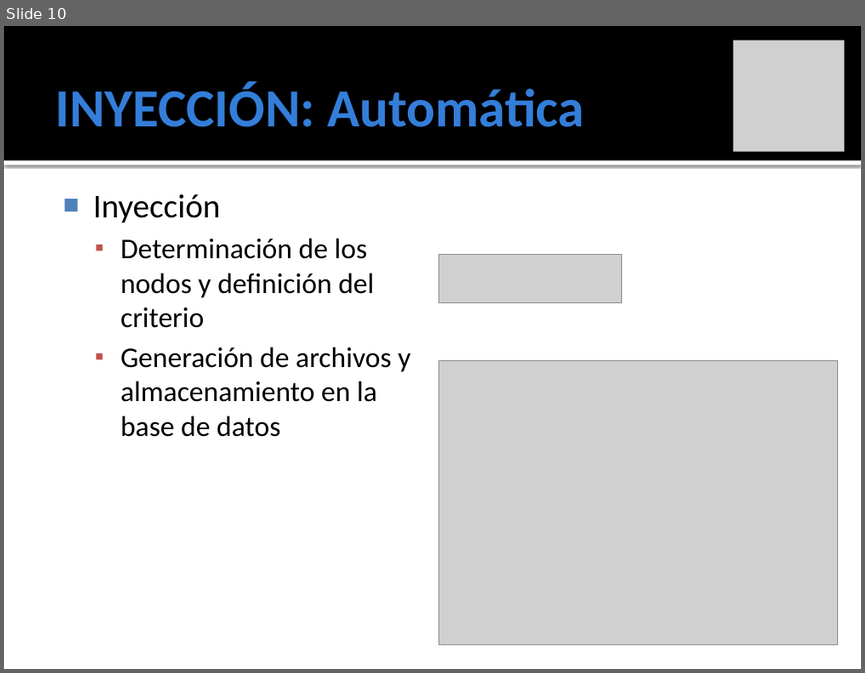
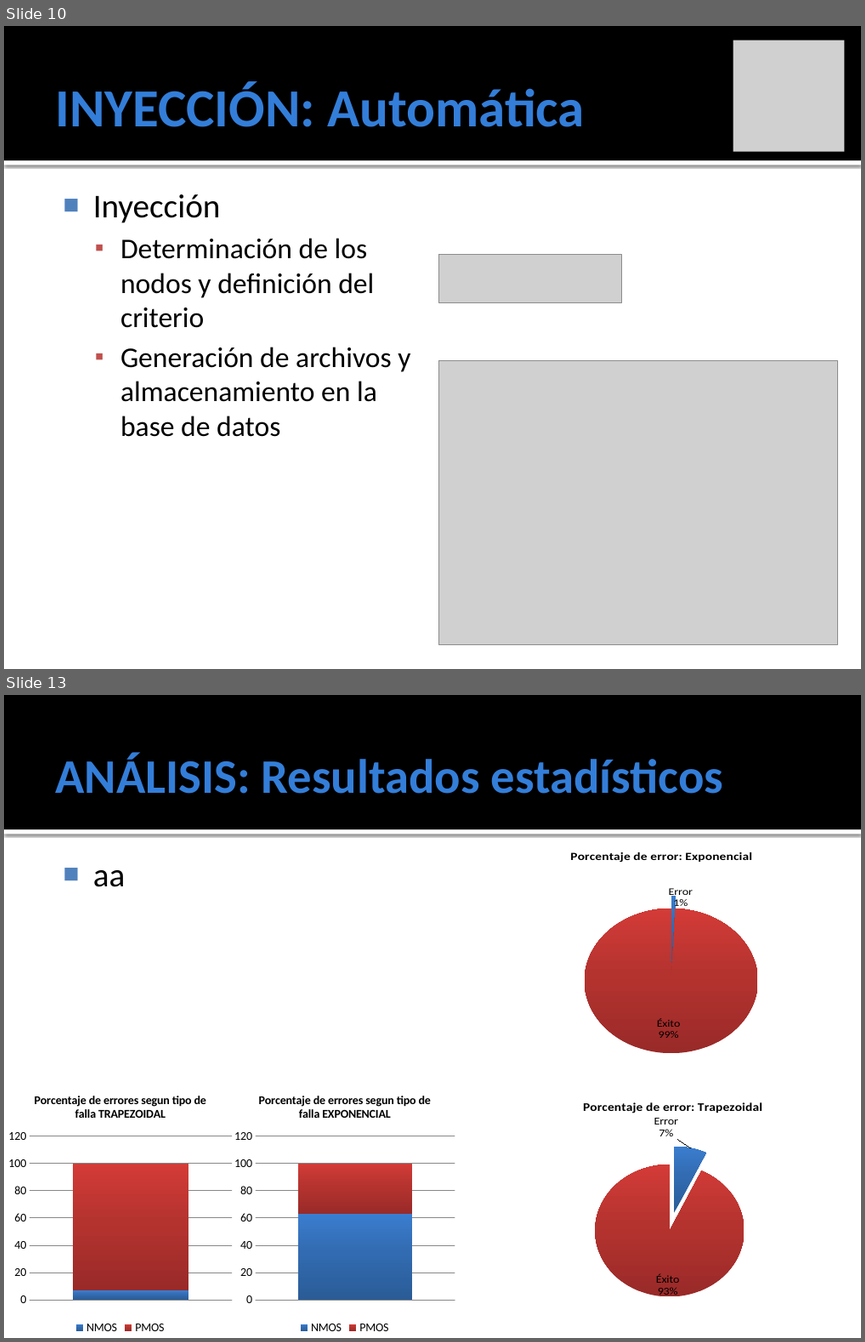
Before and after one commit to ginotkj/fiocs, a slide deck: Documentation/Documentacion/PRESENTACION_FACU.pptx. Shown one above the other, each under a label of ours: slide 10 before the commit, slides 10 and 13 after it; the slides between them are not shown. The pictures are 865x673 and 865x1342 pixels, drawn with LibreOffice and Linux fonts; fonts in the diff are those of the drawing; grey boxes stand for pictures. Boxes give left, top, right and bottom in pixels: in the first picture for what was removed or moved away, otherwise in the second. Text is boxed around its words. In the diff, an @@ line names an element or a change of style, - is before the commit and + after.

```diff
--- a/Documentation/Documentacion/PRESENTACION_FACU.pptx
+++ b/Documentation/Documentacion/PRESENTACION_FACU.pptx
@@ slide 13 added at <box>4,695,861,1338</box>, background #FFFFFF; not listed: 2 template elements that a slide beside it also shows @@
@@ title added at <box>55,753,724,794</box>, 40.5 pt, text #337ED9, bold @@
+ANÁLISIS: Resultados estadísticos
@@ pie chart added at <box>482,840,861,1080</box> @@
+title "Porcentaje de error: Exponencial"
+categories: Error, Éxito
+Series 1: 1, 99
@@ text added at <box>93,870,126,887</box>, 28 pt, text #000000 @@
+■ aa
@@ column stacked chart added at <box>4,1081,236,1338</box> @@
+title "Porcentaje de errores segun tipo de falla TRAPEZOIDAL"
+categories: 1
+NMOS: 7
+PMOS: 93
@@ column stacked chart added at <box>230,1081,459,1338</box> @@
+title "Porcentaje de errores segun tipo de falla EXPONENCIAL"
+categories: 1
+NMOS: 63
+PMOS: 37
@@ pie chart added at <box>482,1091,861,1323</box> @@
+title "Porcentaje de error: Trapezoidal"
+categories: Error, Éxito
+Series 1: 7, 93
```
Also in this commit, not shown: 1 slide changed, 1 other slide added, 19 other files.
